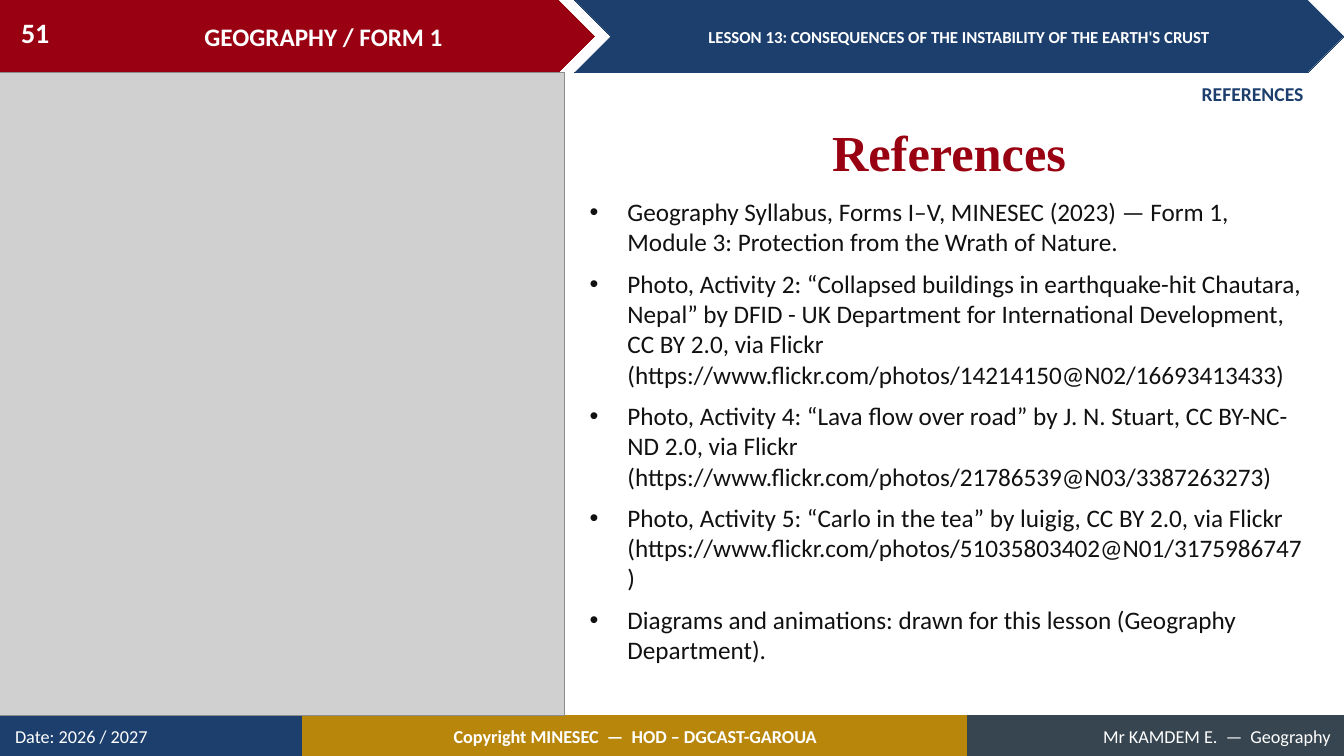
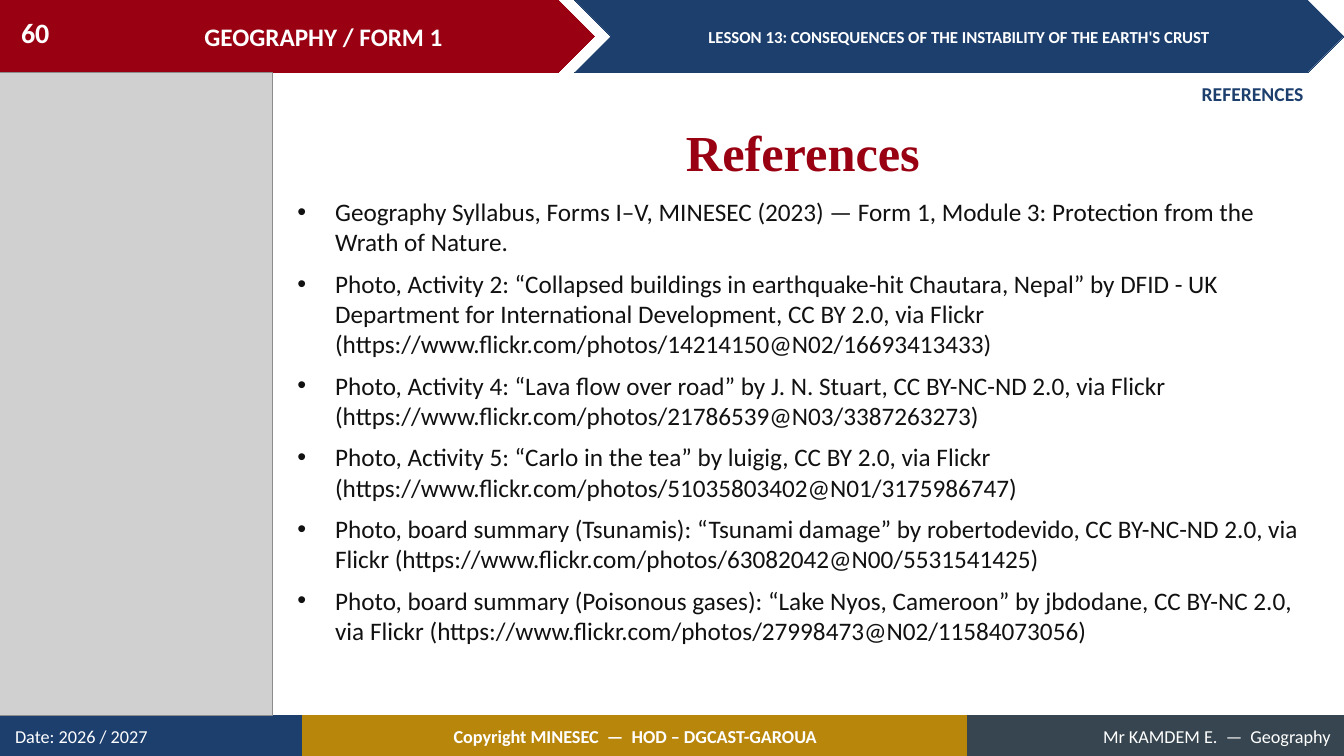
Before and after one commit to Berthautk/linea-github, a slide deck: slide 60 of lecons/F1/21_F1_M3_L13_Consequences_of_the_Instability_of_the_Earth_s_Crust.pptx (slide 51 before the commit). Drawn at 1344x756 pixels with LibreOffice and Linux fonts; fonts in the diff are those of the drawing; grey boxes stand for pictures. Boxes give left, top, right and bottom in pixels: in the first picture for what was removed or moved away, otherwise in the second. Text is boxed around its words. In the diff, an @@ line names an element or a change of style, - is before the commit and + after.

```diff
--- a/lecons/F1/21_F1_M3_L13_Consequences_of_the_Instability_of_the_Earth_s_Crust.pptx
+++ b/lecons/F1/21_F1_M3_L13_Consequences_of_the_Instability_of_the_Earth_s_Crust.pptx
@@ page number at (x1=21, y1=24, x2=49, y2=44): text changed @@
-51
+60
@@ picture resized from (x1=0, y1=73, x2=565, y2=716) to (x1=0, y1=73, x2=272, y2=716) @@
@@ text "References" moved from (x1=832, y1=135, x2=1066, y2=172) to (x1=686, y1=135, x2=920, y2=172) @@
@@ text "Geography Syllabus, Forms I–V, MINESEC ..." moved from (x1=627, y1=202, x2=1301, y2=663) to (x1=335, y1=202, x2=1297, y2=644) @@
@@ text at (x1=335, y1=520, x2=1297, y2=644): text changed @@
-• Diagrams and animations: drawn for this lesson (Geography Department).
+• Photo, board summary (Tsunamis): “Tsunami damage” by robertodevido, CC BY-NC-ND 2.0, via Flickr (https://www.flickr.com/photos/63082042@N00/5531541425)
+• Photo, board summary (Poisonous gases): “Lake Nyos, Cameroon” by jbdodane, CC BY-NC 2.0, via Flickr (https://www.flickr.com/photos/27998473@N02/11584073056)
```
Also in this commit, not shown: 23 other slides changed, 12 slides added, 2 slides removed, 31 other files.
